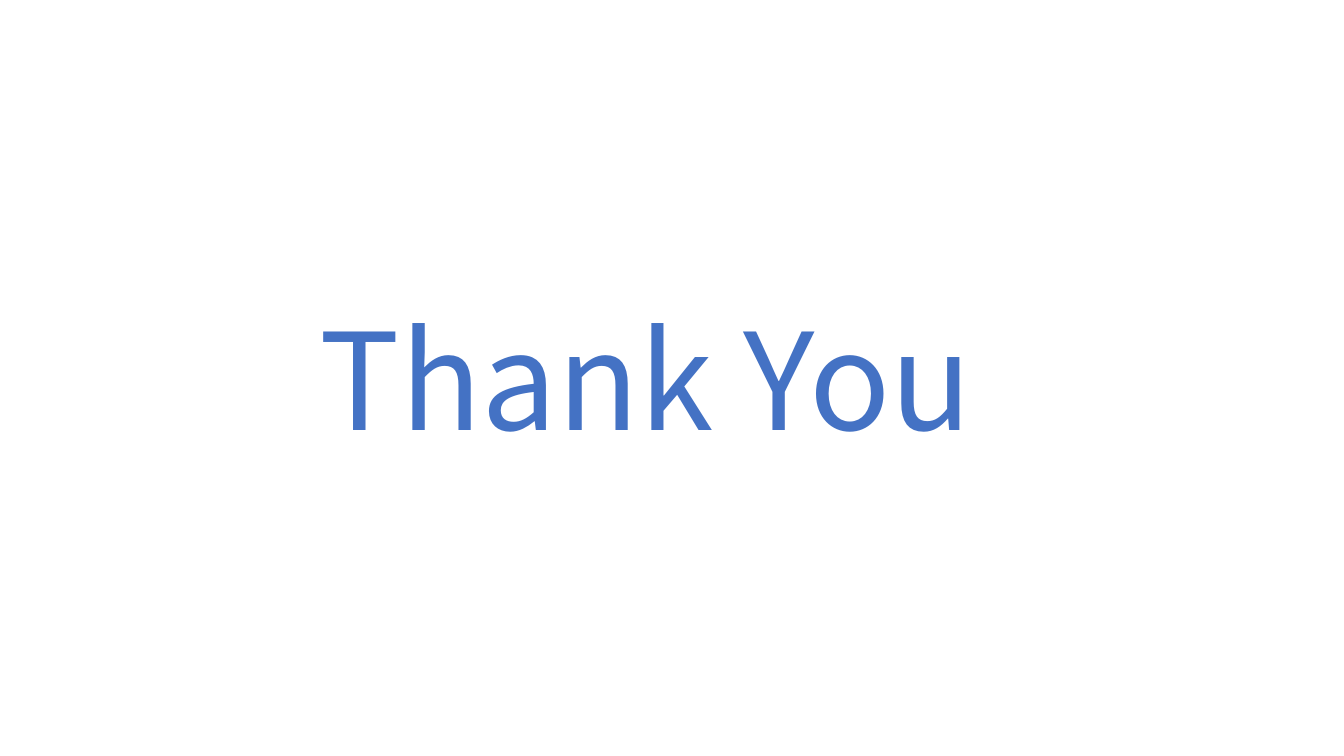
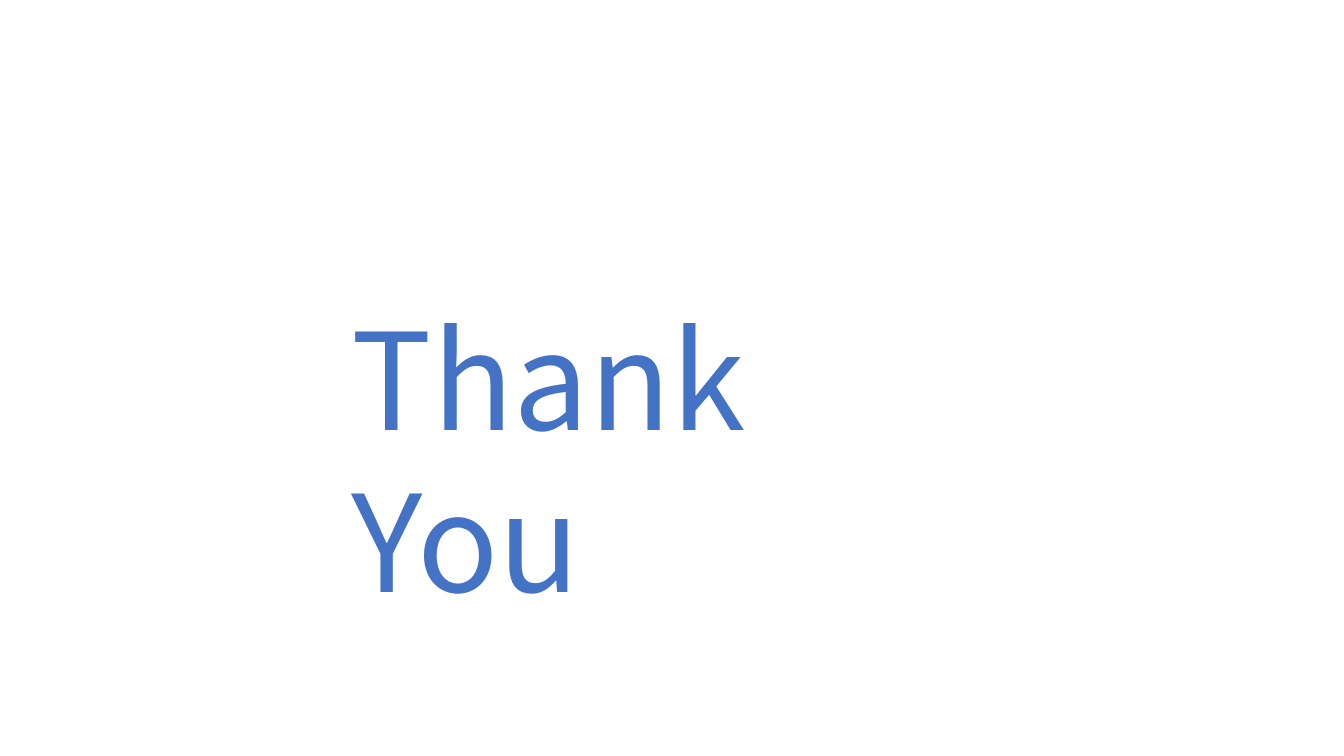
Before and after one commit to dhchoi-lazy/course-materials, a slide deck: slide 3 of week12/branch.pptx. Drawn at 1344x756 pixels with LibreOffice and Linux fonts; fonts in the diff are those of the drawing. Boxes give left, top, right and bottom in pixels: in the first picture for what was removed or moved away, otherwise in the second. Text is boxed around its words. In the diff, an @@ line names an element or a change of style, - is before the commit and + after.

Commit message:
add thank you slide

```diff
--- a/week12/branch.pptx
+++ b/week12/branch.pptx
@@ text "Thank You" rewrapped from [320, 323, 972, 432] to [352, 323, 746, 594] @@
```
